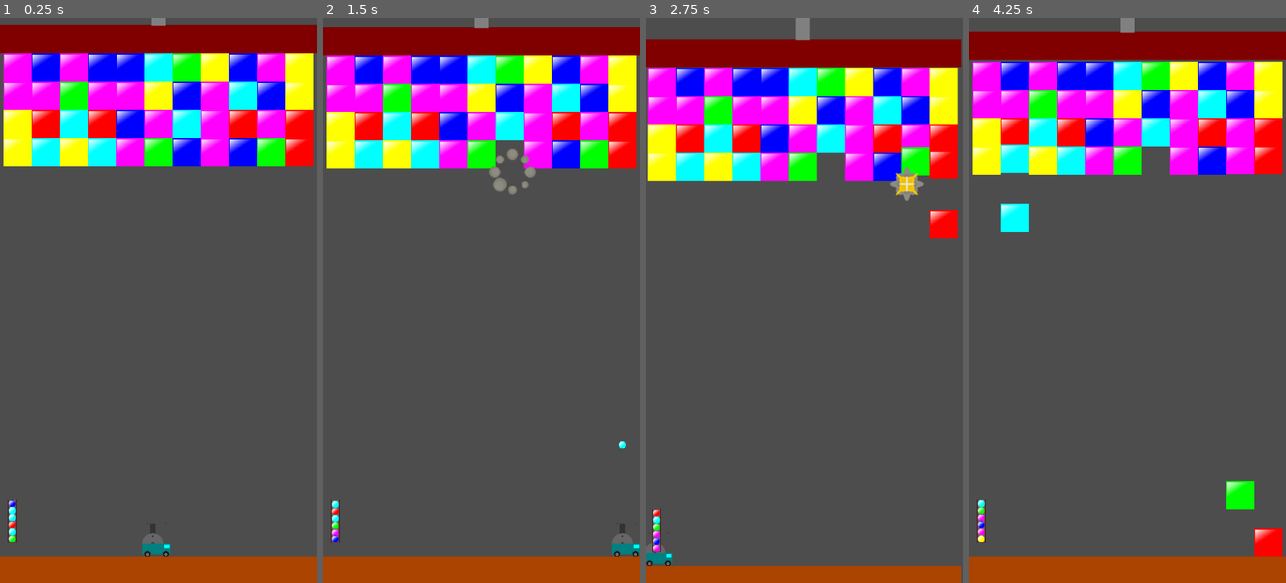
Above: before the commit, frames 1-4 (left to right).
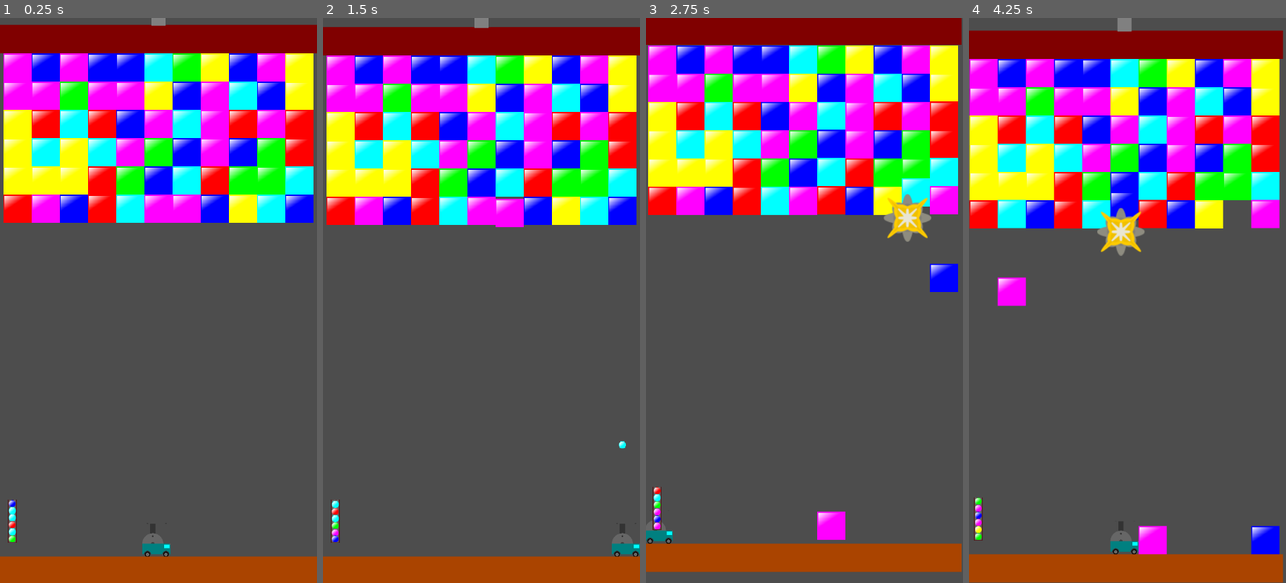
Above: after the commit, the same moments.

Repository: JamesElison/Escape_The_Press
Game: Godot game, scene res://core/scenes/levels/test_area.tscn
Two runs of this game, one before a commit and one after it. Both use one fixed random seed, a clock stepped at 60 frames per second and the inputs below.
Inputs (mouse positions are in pixels of both pictures, inside the frame that each line leads up to):
- Up to frame 1 (0.25 s): no input
- Up to frame 2 (1.5 s): move the mouse to (551, 272) at 0.52 s; hold D (right) from 0.53 s (still down); click (551, 272) at 0.6 s; move the mouse to (418, 328) at 1.27 s; click (418, 328) at 1.35 s
- Up to frame 3 (2.75 s): move the mouse to (836, 176) at 2.02 s; release D (right) at 2.03 s; hold A (left) from 2.03 s (still down); click (836, 176) at 2.1 s
- Up to frame 4 (4.25 s): move the mouse to (1111, 413) at 2.77 s; release A (left) at 2.78 s; hold D (right) from 2.78 s (still down); click (1111, 413) at 2.85 s; move the mouse to (1222, 385) at 3.52 s; click (1222, 385) at 3.6 s

The runs differ from the first frame. In frame 1, 9.8% of the frame differs, in the area x 1-99%, y 26-37%; in frame 2, 10%; in frame 3, 38%, in the area x 0-100%, y 0-100%; in frame 4, 22%.

Commit message:
Blocos surgem quando a bola toca a prensa

Diff:
--- a/core/scenes/levels/test_area.tscn
+++ b/core/scenes/levels/test_area.tscn
@@ -165,6 +165,72 @@
 [node name="Block44" parent="Block" unique_id=1506495455 instance=ExtResource("4_h1qnv")]
 position = Vector2(40, 304)
 
+[node name="Block45" parent="Block" unique_id=511944099 instance=ExtResource("4_h1qnv")]
+position = Vector2(40, 368)
+
+[node name="Block46" parent="Block" unique_id=1367521762 instance=ExtResource("4_h1qnv")]
+position = Vector2(104, 368)
+
+[node name="Block47" parent="Block" unique_id=521711424 instance=ExtResource("4_h1qnv")]
+position = Vector2(168, 368)
+
+[node name="Block48" parent="Block" unique_id=1571758100 instance=ExtResource("4_h1qnv")]
+position = Vector2(232, 368)
+
+[node name="Block49" parent="Block" unique_id=504972077 instance=ExtResource("4_h1qnv")]
+position = Vector2(296, 368)
+
+[node name="Block50" parent="Block" unique_id=1273608062 instance=ExtResource("4_h1qnv")]
+position = Vector2(360, 368)
+
+[node name="Block51" parent="Block" unique_id=1498713879 instance=ExtResource("4_h1qnv")]
+position = Vector2(424, 368)
+
+[node name="Block52" parent="Block" unique_id=375530331 instance=ExtResource("4_h1qnv")]
+position = Vector2(488, 368)
+
+[node name="Block53" parent="Block" unique_id=2105947855 instance=ExtResource("4_h1qnv")]
+position = Vector2(552, 368)
+
+[node name="Block54" parent="Block" unique_id=1150346905 instance=ExtResource("4_h1qnv")]
+position = Vector2(616, 368)
+
+[node name="Block55" parent="Block" unique_id=725099891 instance=ExtResource("4_h1qnv")]
+position = Vector2(680, 368)
+
+[node name="Block56" parent="Block" unique_id=1593192513 instance=ExtResource("4_h1qnv")]
+position = Vector2(680, 432)
+
+[node name="Block57" parent="Block" unique_id=1868347184 instance=ExtResource("4_h1qnv")]
+position = Vector2(616, 432)
+
+[node name="Block58" parent="Block" unique_id=99577911 instance=ExtResource("4_h1qnv")]
+position = Vector2(552, 432)
+
+[node name="Block59" parent="Block" unique_id=1288358488 instance=ExtResource("4_h1qnv")]
+position = Vector2(488, 432)
+
+[node name="Block60" parent="Block" unique_id=1025945232 instance=ExtResource("4_h1qnv")]
+position = Vector2(424, 432)
+
+[node name="Block61" parent="Block" unique_id=708575318 instance=ExtResource("4_h1qnv")]
+position = Vector2(360, 432)
+
+[node name="Block62" parent="Block" unique_id=1692084205 instance=ExtResource("4_h1qnv")]
+position = Vector2(296, 432)
+
+[node name="Block63" parent="Block" unique_id=1793877544 instance=ExtResource("4_h1qnv")]
+position = Vector2(232, 432)
+
+[node name="Block64" parent="Block" unique_id=1143056762 instance=ExtResource("4_h1qnv")]
+position = Vector2(168, 432)
+
+[node name="Block65" parent="Block" unique_id=1673770387 instance=ExtResource("4_h1qnv")]
+position = Vector2(104, 432)
+
+[node name="Block66" parent="Block" unique_id=580451037 instance=ExtResource("4_h1qnv")]
+position = Vector2(40, 432)
+
 [node name="Limits" type="StaticBody2D" parent="." unique_id=1558915970]
 collision_layer = 35
 collision_mask = 4
--- a/core/scripts/block.gd
+++ b/core/scripts/block.gd
@@ -26,6 +26,12 @@
 	#"res://core/assets/sprites/set_objects/black_block.png",
 	#"res://core/assets/sprites/set_objects/white_block.png"
 ]
+
+func set_block_color(val) -> void:
+	block_color = val
+	# Garante que só carrega a textura se o nó de sprite já tiver sido carregado pelo @onready
+	if is_node_ready() and block_sprite and val >= 0 and val < block_colors.size():
+		block_sprite.texture = load(block_colors[val])
 
 func _ready() -> void:
 	var random_index = randi() % block_colors.size()
@@ -146,10 +152,5 @@
 					# Aplica um pequeno delay (ex: 0.1s) para dar o efeito visual em cadeia
 					get_tree().create_timer(0.1).timeout.connect(collider.destroy_with_delay)
 
-func set_block_color(val) -> void:
-	block_color = val
-	if block_sprite and val >= 0 and val < block_colors.size():
-		block_sprite.texture = load(block_colors[val])
-
 func _on_block_timer_timeout() -> void:
 	queue_free()
--- a/core/scripts/color_ball.gd
+++ b/core/scripts/color_ball.gd
@@ -1,4 +1,9 @@
 extends CharacterBody2D
+
+# Precarrega a cena do bloco para spawnar na Prensa
+const BLOCK_SCENE = preload("res://core/entities/enemies/block.tscn")
+# Tamanho fixo da sua grade de blocos
+const GRID_SIZE: float = 64.0
 
 var dir = Vector2.UP
 var speed = 1500.0
@@ -15,8 +20,8 @@
 	"res://core/assets/sprites/set_objects/ciano_ball.png",
 	"res://core/assets/sprites/set_objects/magenta_ball.png",
 	"res://core/assets/sprites/set_objects/yellow_ball.png",
-	"res://core/assets/sprites/set_objects/black_ball.png",
-	"res://core/assets/sprites/set_objects/white_ball.png"
+	#"res://core/assets/sprites/set_objects/black_ball.png",
+	#"res://core/assets/sprites/set_objects/white_ball.png"
 ]
 
 @export var color_ball = 0: set = set_color_ball
@@ -48,10 +53,12 @@
 			queue_free()
 			return
 
-		if collider.name == "Press" or collider.has_method("hit_by_ball"):
-			if collider.has_method("hit_by_ball"):
-				collider.hit_by_ball()
-			queue_free()
+		# -------------------------------------------------------------
+		# Regra: Prensa (Spawna um bloco da mesma cor da bola no ponto de impacto)
+		# -------------------------------------------------------------
+		if collider.name == "Press":
+			spawn_block_at_impact(collision.get_position())
+			destroy_with_anim()
 			return
 
 		# -------------------------------------------------------------
@@ -111,6 +118,26 @@
 		# Ricochete padrão para paredes laterais
 		dir = dir.bounce(collision.get_normal())
 
+# Função para instanciar o bloco alinhado à grade de 64x64px
+func spawn_block_at_impact(impact_position: Vector2) -> void:
+	var parent_node = get_parent()
+	if parent_node and BLOCK_SCENE:
+		var new_block = BLOCK_SCENE.instantiate()
+
+		# Calcula a posição exata do centro do slot da grade de 64px
+		# Exemplo: Se bateu na posição X = 150, (150 / 64) arredondado dá 2 -> 2 * 64 = 128 (centro da coluna)
+		var snapped_x: float = floor(impact_position.x / GRID_SIZE) * GRID_SIZE + (GRID_SIZE / 2.0)
+		var snapped_y: float = floor(impact_position.y / GRID_SIZE) * GRID_SIZE + (GRID_SIZE / 2.0)
+
+		new_block.global_position = Vector2(snapped_x, snapped_y)
+
+		# 1. Adiciona à árvore de nós
+		parent_node.add_child(new_block)
+
+		# 2. Define a mesma cor da bola
+		if "block_color" in new_block:
+			new_block.block_color = self.color_ball
+
 # Função para congelar a bola e tocar a animação com segurança
 func destroy_with_anim() -> void:
 	is_exploding = true
